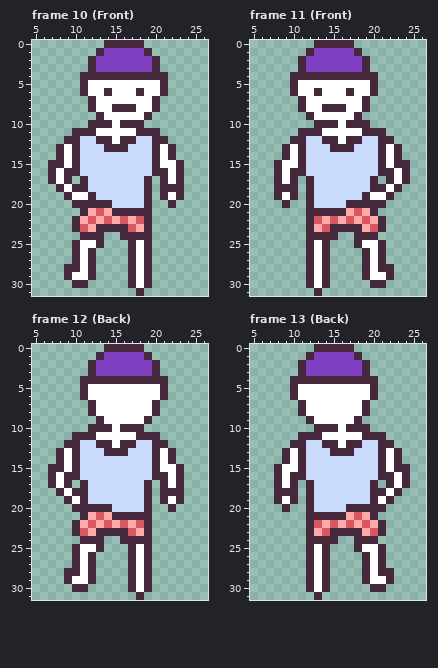
Pixel-art file: assets/aseprite/scaleton.aseprite. This is how it looked before the edit.
32x32 pixels, 13 frames. Shown: frame 10 (Front): x 5..26, y 0..31; frame 11 (Front): x 5..26, y 0..31; frame 12 (Back): x 5..26, y 0..31; frame 13 (Back): x 5..26, y 0..31. The commit also changed other frames, which this record leaves out.
Now the later version:
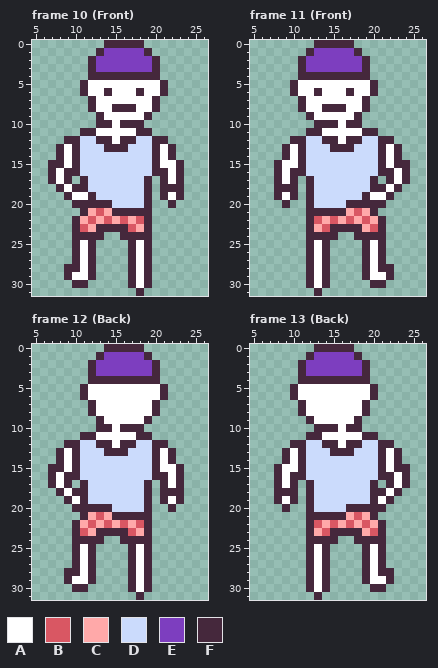
Palette (. is transparent): A #ffffff  B #d95763  C #ffa9a9  D #cbdbfc  E #7d3ebf  F #45283c
From old to new:
Changed rows in their new state; - is an unchanged pixel.
Frame 10 (Front), layer "Layer 2":
first column x 11:
 4 .---------.
first column x 10:
10 --.--------
11 .---------.
first column x 10:
24 F---
25 --F.
Frame 11 (Front), layer "Layer 2":
first column x 10:
 4 .---------.
first column x 11:
10 --------.--
11 .---------.
first column x 18:
24 ---F
25 .F--
Frame 12 (Back), layer "Layer 2": the same change as frame 10 (Front)
Frame 13 (Back), layer "Layer 2": the same change as frame 11 (Front)
